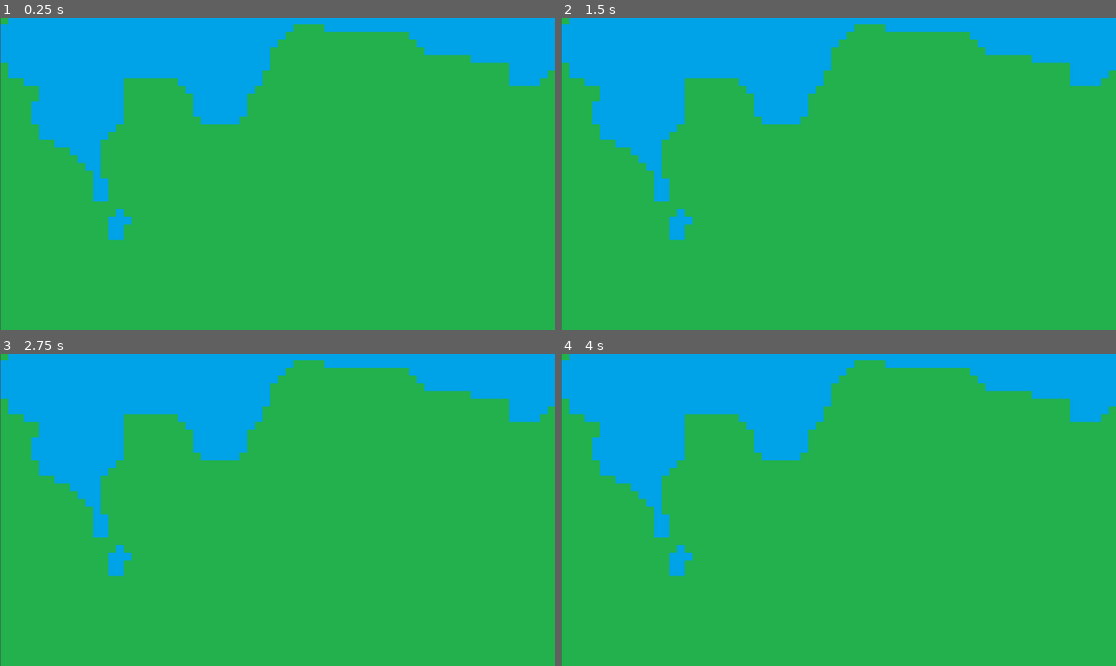
Above: before the commit, frames 1-4 (two rows, left to right).
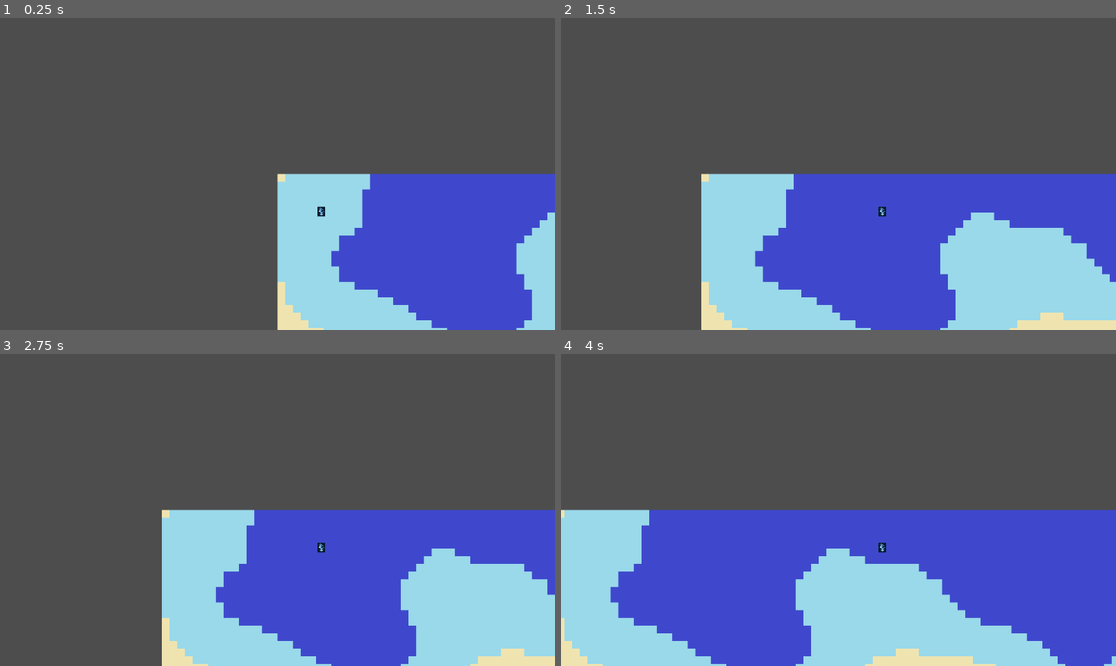
Above: after the commit, the same moments.

Repository: diegomel07/Sheepverse
Game: Godot game, scene res://Scenes/World.tscn
Two runs of this game, one before a commit and one after it. Both use one fixed random seed, a clock stepped at 60 frames per second and the inputs below.
Inputs:
- Up to frame 1 (0.25 s): no input
- Up to frame 2 (1.5 s): tap Enter (ui_accept) at 0.5, 0.6, 0.77, 1.07, 1.35 s; hold Right (ui_right) from 0.53 s (still down)
- Up to frame 3 (2.75 s): tap Enter (ui_accept) at 1.52, 1.82, 2.1 s; release Right (ui_right) at 2.03 s; hold Left (ui_left) from 2.03 s (still down)
- Up to frame 4 (4 s): release Left (ui_left) at 2.78 s; hold Right (ui_right) from 2.78 s (still down); tap Enter (ui_accept) at 2.85, 3.02, 3.32, 3.6, 3.77 s

The runs differ from the first frame. In frame 1, 100% of the frame differs, in the area x 0-100%, y 0-100%; in frame 2, 100%; in frame 3, 100%; in frame 4, 100%.

Commit message:
Variedad mapa y colision

Diff:
--- /dev/null
+++ b/Scenes/Player.tscn
@@ -0,0 +1,18 @@
+[gd_scene load_steps=4 format=3 uid="uid://dabtg02t6sq0s"]
+
+[ext_resource type="Texture2D" uid="uid://blmwbkqvhgsw1" path="res://Art/Player/MainSheep.png" id="1_dx1v8"]
+[ext_resource type="Script" path="res://scripts/Player.gd" id="1_ryimr"]
+
+[sub_resource type="CircleShape2D" id="CircleShape2D_i6xwx"]
+radius = 8.06226
+
+[node name="Player" type="CharacterBody2D"]
+disable_mode = 2
+script = ExtResource("1_ryimr")
+
+[node name="Sprite2D" type="Sprite2D" parent="."]
+scale = Vector2(0.05, 0.05)
+texture = ExtResource("1_dx1v8")
+
+[node name="CollisionShape2D" type="CollisionShape2D" parent="."]
+shape = SubResource("CircleShape2D_i6xwx")
--- a/Scenes/World.gd
+++ /dev/null
@@ -1,28 +0,0 @@
-extends Node2D
-
-@export var noiseTexture : NoiseTexture2D
-var noise : Noise
-var tilemap : TileMap
-var tileId = 0
-
-func _ready():
-	tilemap = $TileMap
-	noise = noiseTexture.noise
-	noise.seed = randi()
-	createWorld()
-
-func _process(delta):
-	pass
-
-func createWorld():
-	var land = Vector2i(7,17)
-	var water = Vector2i(5,23)
-	var width = 1000
-	var height = 1000
-	for x in range(width):
-		for y in range(height):
-			var value = noise.get_noise_2d(x, y)
-			if value <= 0:
-				tilemap.set_cell(0, Vector2(x,y), tileId, water)
-			else:
-				tilemap.set_cell(0, Vector2(x,y), tileId, land)
--- a/Scenes/World.tscn
+++ b/Scenes/World.tscn
@@ -1,28 +1,63 @@
-[gd_scene load_steps=7 format=3 uid="uid://by2ktrx18b768"]
+[gd_scene load_steps=8 format=3 uid="uid://by2ktrx18b768"]
 
-[ext_resource type="Script" path="res://Scenes/World.gd" id="1_3gy3t"]
+[ext_resource type="Script" path="res://scripts/World.gd" id="1_3gy3t"]
 [ext_resource type="Texture2D" uid="uid://sirhrsemjsjl" path="res://Art/Map/Tile.png" id="2_cqfc5"]
+[ext_resource type="PackedScene" uid="uid://dabtg02t6sq0s" path="res://Scenes/Player.tscn" id="3_54r5s"]
 
 [sub_resource type="FastNoiseLite" id="FastNoiseLite_x25q5"]
+frequency = 0.004
+metadata/_preview_in_3d_space_ = true
 
 [sub_resource type="NoiseTexture2D" id="NoiseTexture2D_0ybhi"]
 noise = SubResource("FastNoiseLite_x25q5")
 
-[sub_resource type="TileSetAtlasSource" id="TileSetAtlasSource_sliy0"]
+[sub_resource type="TileSetAtlasSource" id="TileSetAtlasSource_bjrrk"]
 texture = ExtResource("2_cqfc5")
-5:23/0 = 0
-7:17/0 = 0
+11:3/0 = 0
+11:3/0/physics_layer_0/linear_velocity = Vector2(0, 0)
+11:3/0/physics_layer_0/angular_velocity = 0.0
+15:3/0 = 0
+15:3/0/physics_layer_0/linear_velocity = Vector2(0, 0)
+15:3/0/physics_layer_0/angular_velocity = 0.0
+21:3/0 = 0
+21:3/0/physics_layer_0/linear_velocity = Vector2(0, 0)
+21:3/0/physics_layer_0/angular_velocity = 0.0
+28:3/0 = 0
+28:3/0/physics_layer_0/linear_velocity = Vector2(0, 0)
+28:3/0/physics_layer_0/angular_velocity = 0.0
+34:3/next_alternative_id = 4
+34:3/0 = 0
+34:3/0/physics_layer_0/linear_velocity = Vector2(0, 0)
+34:3/0/physics_layer_0/angular_velocity = 0.0
+34:3/0/physics_layer_0/polygon_0/points = PackedVector2Array(-8, -8, 8, -8, 8, 8, -8, 8)
+34:3/2 = 2
+34:3/2/physics_layer_0/linear_velocity = Vector2(0, 0)
+34:3/2/physics_layer_0/angular_velocity = 0.0
+34:3/3 = 3
+34:3/3/physics_layer_0/linear_velocity = Vector2(0, 0)
+34:3/3/physics_layer_0/angular_velocity = 0.0
+41:3/0 = 0
+41:3/0/physics_layer_0/linear_velocity = Vector2(0, 0)
+41:3/0/physics_layer_0/angular_velocity = 0.0
+3:3/0 = 0
+3:3/0/physics_layer_0/linear_velocity = Vector2(0, 0)
+3:3/0/physics_layer_0/angular_velocity = 0.0
 
-[sub_resource type="TileSet" id="TileSet_siiud"]
-sources/0 = SubResource("TileSetAtlasSource_sliy0")
+[sub_resource type="TileSet" id="TileSet_eisax"]
+physics_layer_0/collision_layer = 1
+navigation_layer_0/layers = 0
+sources/0 = SubResource("TileSetAtlasSource_bjrrk")
 
 [node name="Node2D" type="Node2D"]
 script = ExtResource("1_3gy3t")
 noiseTexture = SubResource("NoiseTexture2D_0ybhi")
 
 [node name="TileMap" type="TileMap" parent="."]
-tile_set = SubResource("TileSet_siiud")
+tile_set = SubResource("TileSet_eisax")
 format = 2
 
-[node name="Camera2D" type="Camera2D" parent="."]
-position = Vector2(575, 327)
+[node name="Player" parent="." instance=ExtResource("3_54r5s")]
+position = Vector2(91, 78)
+
+[node name="Camera2D" type="Camera2D" parent="Player"]
+position = Vector2(-91, -78)
--- /dev/null
+++ b/scripts/Player.gd
@@ -0,0 +1,33 @@
+extends CharacterBody2D
+
+
+const SPEED = 300.0
+const JUMP_VELOCITY = -400.0
+
+# Get the gravity from the project settings to be synced with RigidBody nodes.
+var gravity = ProjectSettings.get_setting("physics/2d/default_gravity")
+
+
+func _physics_process(delta):
+	# Add the gravity.
+	#if not is_on_floor():
+		#velocity.y += gravity * delta
+#
+	#if Input.is_action_just_pressed("ui_accept") and is_on_floor():
+		#velocity.y = JUMP_VELOCITY
+
+	# Get the input direction and handle the movement/deceleration.
+	# As good practice, you should replace UI actions with custom gameplay actions.
+	var directionx = Input.get_axis("ui_left", "ui_right")
+	if directionx:
+		velocity.x = directionx * SPEED
+	else:
+		velocity.x = move_toward(velocity.x, 0, SPEED)
+
+	var directiony = Input.get_axis("ui_up", "ui_down")
+	if directiony:
+		velocity.y = directiony * SPEED
+	else:
+		velocity.y = move_toward(velocity.y, 0, SPEED)
+
+	move_and_slide()
--- /dev/null
+++ b/scripts/World.gd
@@ -0,0 +1,42 @@
+extends Node2D
+
+@export var noiseTexture : NoiseTexture2D
+var noise : Noise
+var tilemap : TileMap
+var tileId = 0
+
+func _ready():
+	tilemap = $TileMap
+	noise = noiseTexture.noise
+	noise.seed = randi()
+	createWorld()
+
+func _process(delta):
+	pass
+
+func createWorld():
+	var deepOcean = Vector2i(28,3)
+	var ocean = Vector2i(21,3)
+	var sand = Vector2i(15,3)
+	var land = Vector2i(11,3)
+	var deepland = Vector2i(3,3)
+	var iron = Vector2i(34,3)  # Define el tileset de mineral
+	var width = 1000
+	var height = 1000
+	for x in range(width):
+		for y in range(height):
+			var value = noise.get_noise_2d(x, y)
+			if value >= -1 and value < -0.1:
+				tilemap.set_cell(0, Vector2(x,y), tileId, deepOcean)
+			if value >= - 0.1 and value < 0:
+				tilemap.set_cell(0, Vector2(x,y), tileId, ocean)
+			if value >=  0 and value < 0.1:
+				tilemap.set_cell(0, Vector2(x,y), tileId, sand)
+			if value >=  0.1 and value < 0.3:
+				tilemap.set_cell(0, Vector2(x,y), tileId, land)
+				if randi()%100 == 0:
+					tilemap.set_cell(0, Vector2(x,y), tileId, iron)
+			if value >=  0.3 and value <= 1:
+				tilemap.set_cell(0, Vector2(x,y), tileId, deepland)
+				if randi()%100 == 0:
+					tilemap.set_cell(0, Vector2(x,y), tileId, iron)
Binary file changed: Art/Map/Tile.png
Binary file added: Art/Player/MainSheep.png
Not shown, added: Art/Player/MainSheep.png.import
Not shown, added: Art/Player/MainSheep.jfif
